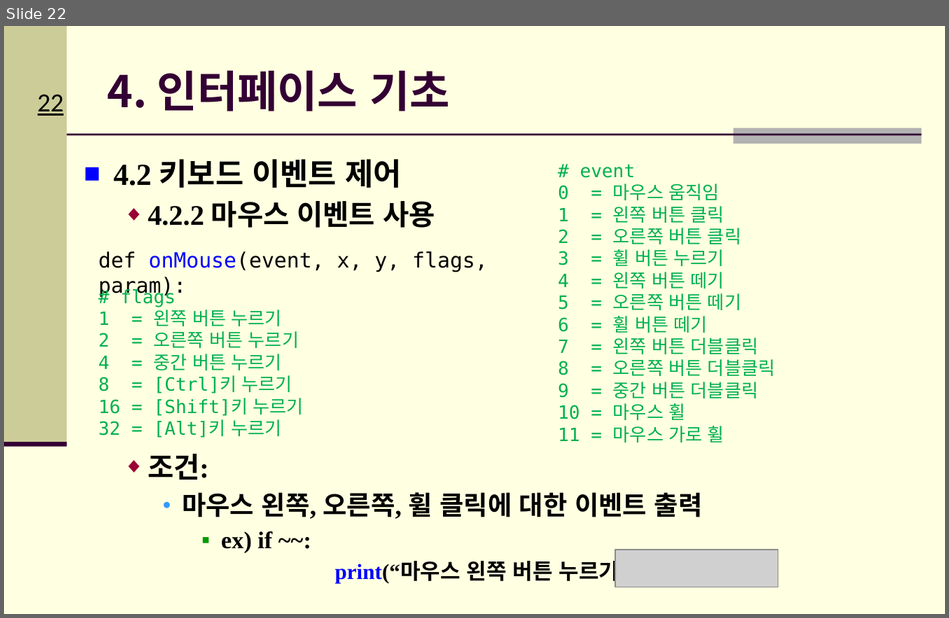
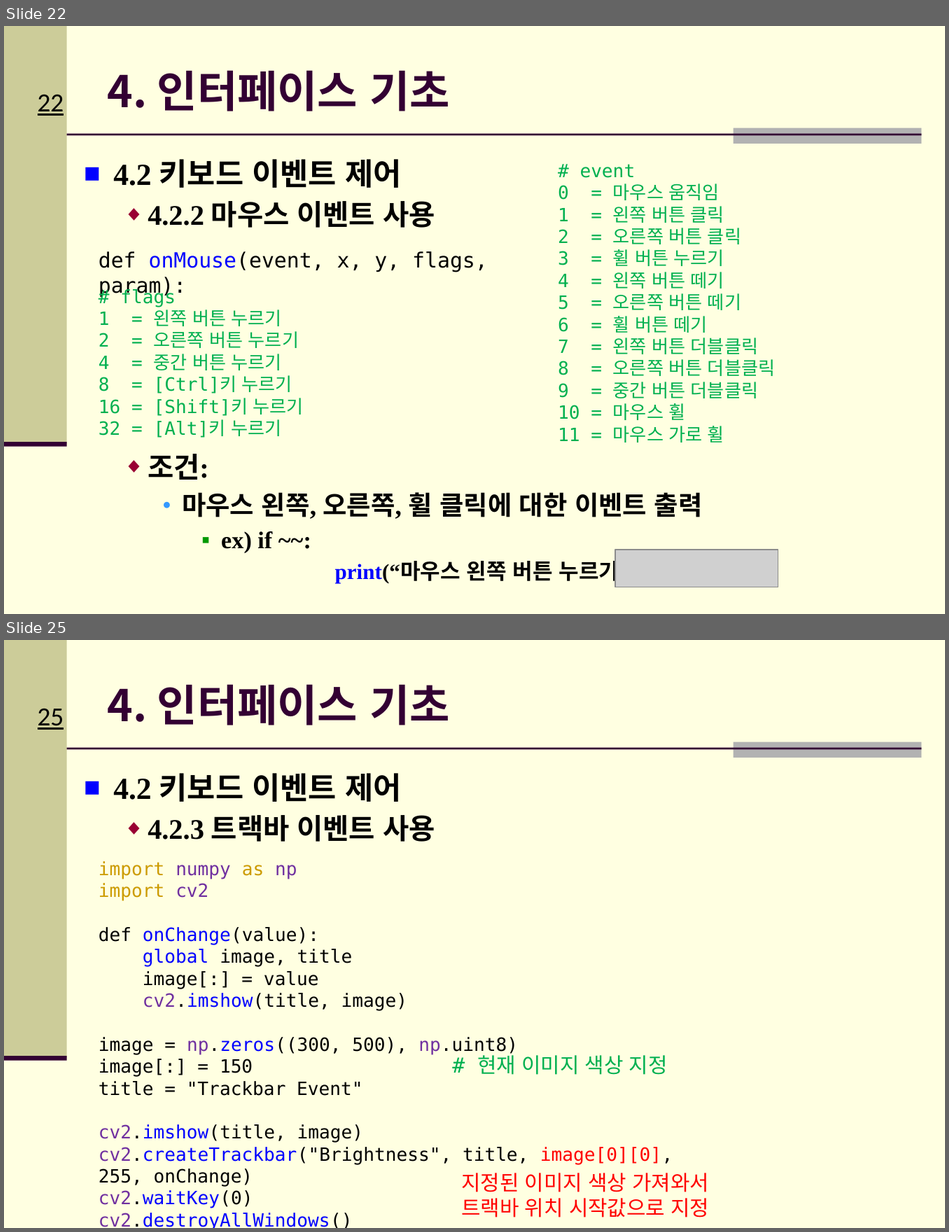
Before and after one commit to Hitbee-dev/OpenCV-Python, a slide deck: 2022-09-27/documents/CH_03, 04_파이썬 기초_실습3, 사용자 인터페이스 및 IO처리.pptx. Shown one above the other, each under a label of ours: slide 22 before the commit, slides 22 and 25 after it; the slides between them are not shown. The pictures are 949x618 and 949x1232 pixels, drawn with LibreOffice and Linux fonts; fonts in the diff are those of the drawing; grey boxes stand for pictures; background and template pictures are left out. Boxes give left, top, right and bottom in pixels: in the first picture for what was removed or moved away, otherwise in the second. Text is boxed around its words. In the diff, an @@ line names an element or a change of style, - is before the commit and + after.

```diff
--- a/2022-09-27/documents/CH_03, 04_파이썬 기초_실습3, 사용자 인터페이스 및 IO처리.pptx
+++ b/2022-09-27/documents/CH_03, 04_파이썬 기초_실습3, 사용자 인터페이스 및 IO처리.pptx
@@ slide 25 added at (4, 640, 945, 1228), background #FFFFE1; not listed: 5 template elements that a slide beside it also shows @@
@@ title added at (108, 684, 451, 725), 33.3 pt, text #330033, bold @@
+4. 인터페이스 기초
@@ text added at (113, 773, 434, 842), 21.7 pt, text #000000, bold @@
+■ 4.2 키보드 이벤트 제어
+  ◆ 4.2.3 트랙바 이벤트 사용
@@ text added at (98, 861, 672, 1228), 14 pt, text #000000 @@
+import numpy as np
+import cv2
+def onChange(value):
+global image, title
+image[:] = value
+cv2.imshow(title, image)
+image = np.zeros((300, 500), np.uint8)
+image[:] = 150
+title = "Trackbar Event"
+cv2.imshow(title, image)
+cv2.createTrackbar("Brightness", title, image[0][0], 255, onChange)
+cv2.waitKey(0)
+cv2.destroyAllWindows()
@@ text added at (477, 1051, 668, 1075), 16 pt, text #00B050 @@
+# 현재 이미지 색상 지정
@@ text added at (461, 1173, 710, 1218), 16 pt, text #FF0000 @@
+지정된 이미지 색상 가져와서
+트랙바 위치 시작값으로 지정
```
Also in this commit, not shown: 1 slide changed, 2 other slides added, 1 other file.
